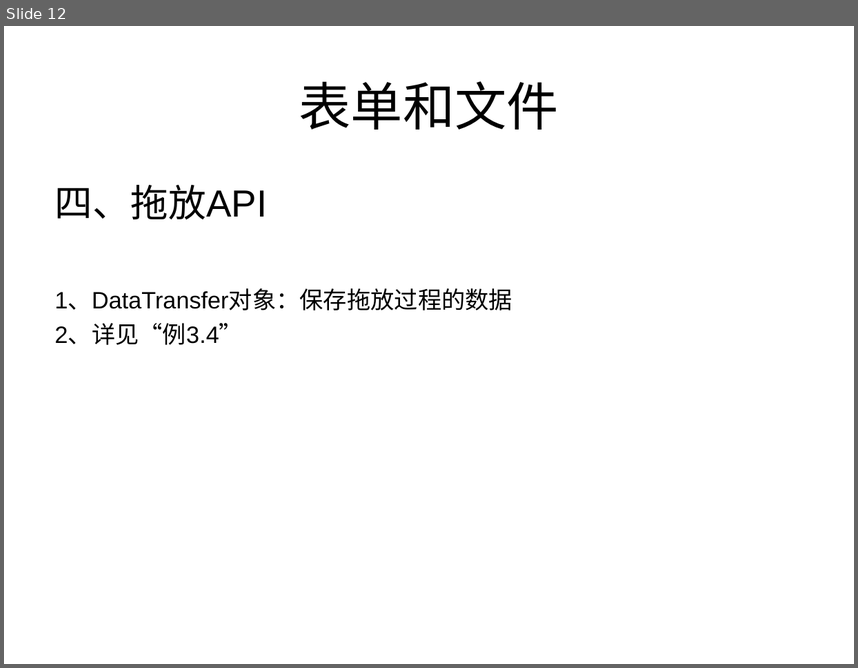
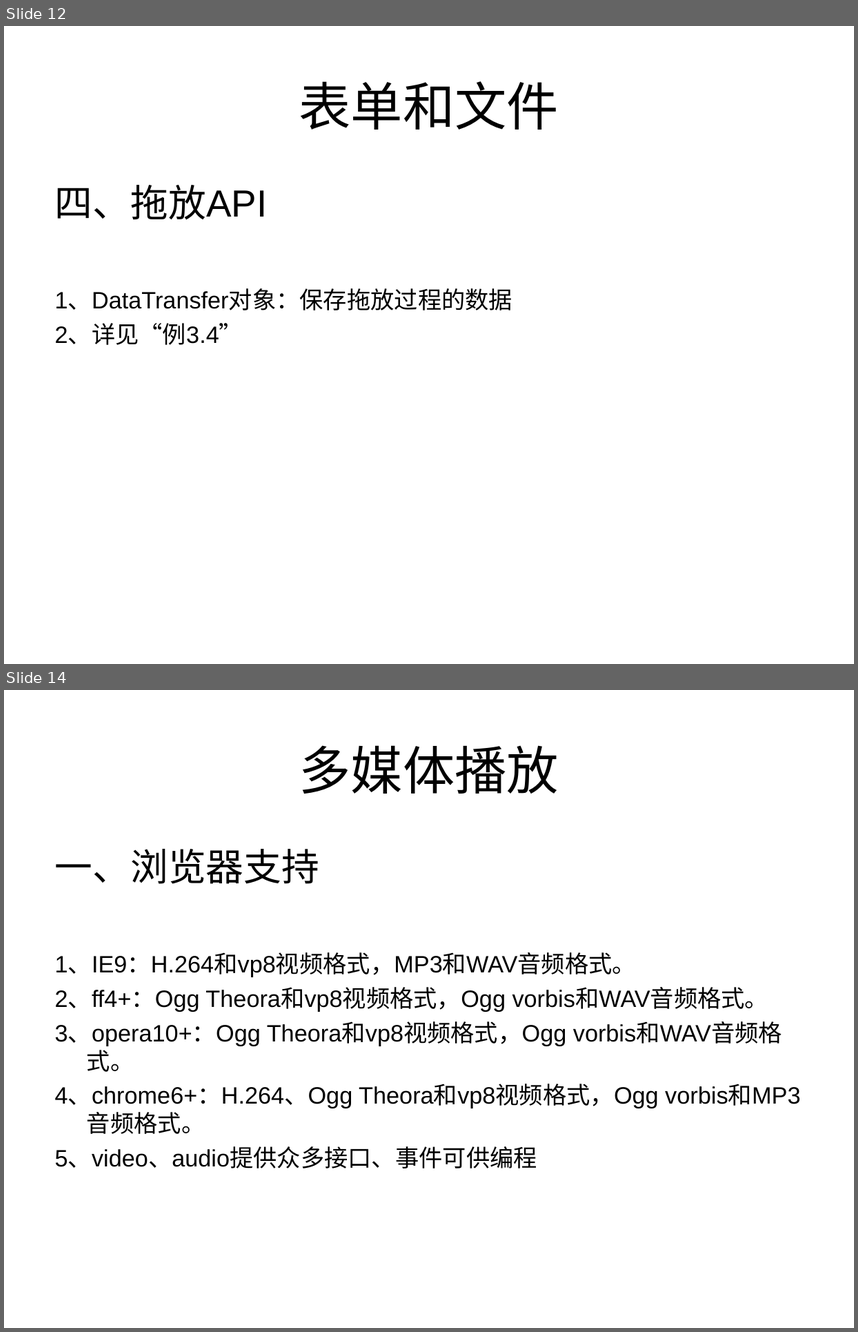
Before and after one commit to testuser2213/tom-wang-manual, a slide deck: manual/html5/share/关于HTML5的分享.ppt. Shown one above the other, each under a label of ours: slide 12 before the commit, slides 12 and 14 after it; the slides between them are not shown. The pictures are 858x668 and 858x1332 pixels, drawn with LibreOffice and Linux fonts; fonts in the diff are those of the drawing. Boxes give left, top, right and bottom in pixels: in the first picture for what was removed or moved away, otherwise in the second. Text is boxed around its words. In the diff, an @@ line names an element or a change of style, - is before the commit and + after.

```diff
--- a/manual/html5/share/关于HTML5的分享.ppt
+++ b/manual/html5/share/关于HTML5的分享.ppt
@@ slide 14 added at bbox=[4, 690, 854, 1328], background #FFFFFF @@
@@ title added at bbox=[299, 745, 559, 793], 44 pt, text #000000 @@
+多媒体播放
@@ text added at bbox=[55, 849, 769, 1168], 20 pt, text #000000 @@
+一、浏览器支持
+1、IE9：H.264和vp8视频格式，MP3和WAV音频格式。
+2、ff4+：Ogg Theora和vp8视频格式，Ogg vorbis和WAV音频格式。
+3、opera10+：Ogg Theora和vp8视频格式，Ogg vorbis和WAV音频格式。
+4、chrome6+：H.264、Ogg Theora和vp8视频格式，Ogg vorbis和MP3音频格式。
+5、video、audio提供众多接口、事件可供编程
```
Also in this commit, not shown: 2 slides changed, 2 other slides added, 13 other files.
